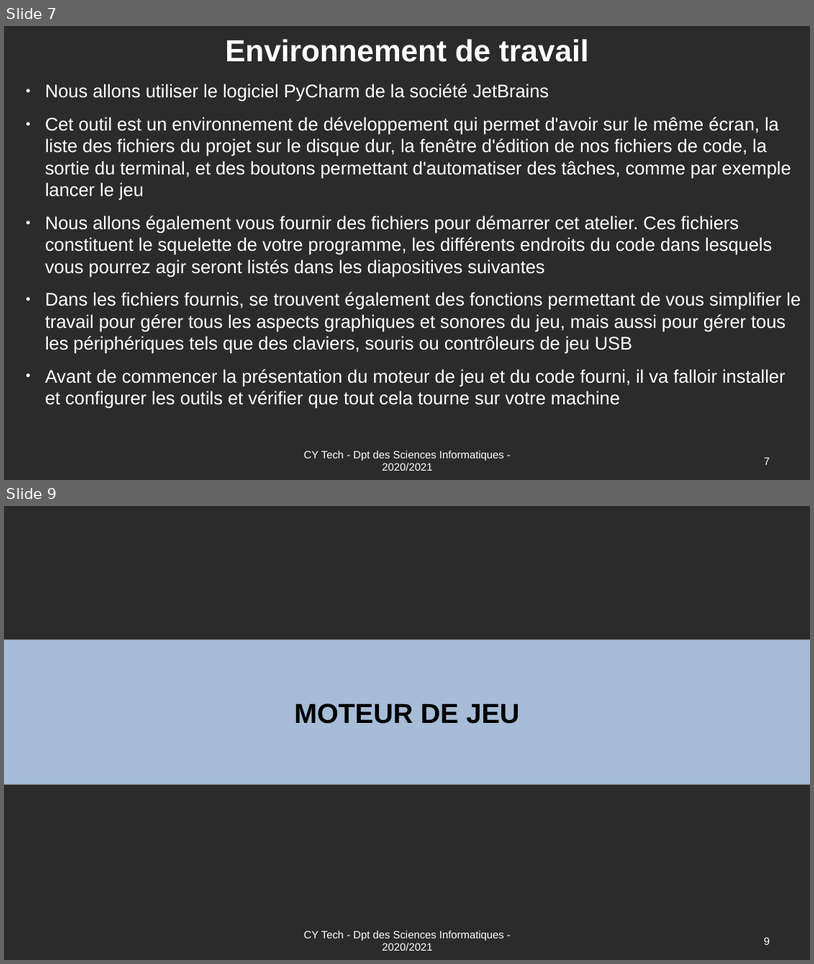
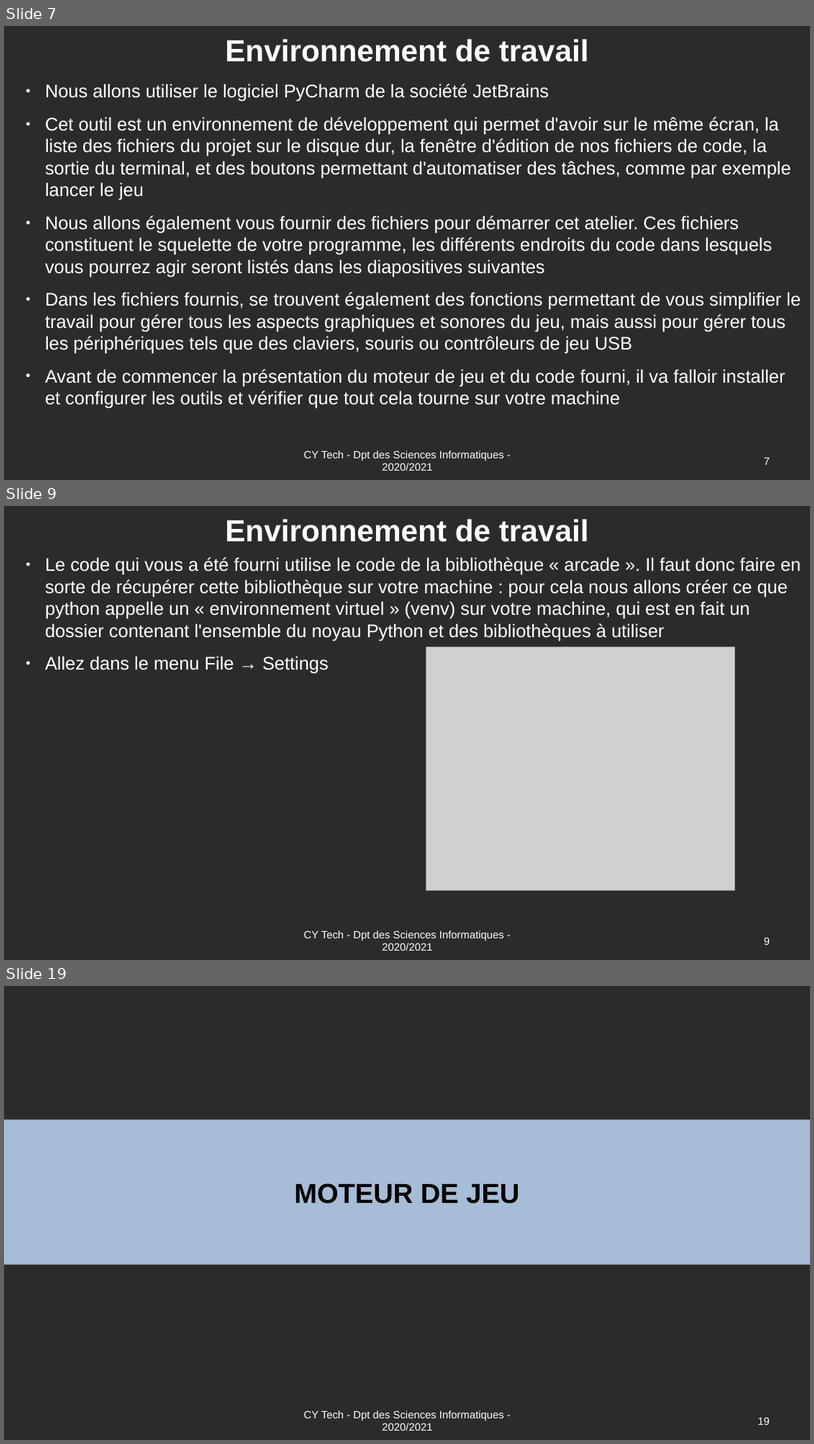
Before and after one commit to Romuald78/pyArcade, a slide deck: doc/UE_Libre_Jeu_Arcade_Documentation.odp. Shown one above the other, each under a label of ours: slides 7 and 9 before the commit, slides 7, 9 and 19 after it; the slides between them are not shown. The pictures are 814x964 and 814x1444 pixels, drawn with LibreOffice and Linux fonts; fonts in the diff are those of the drawing; grey boxes stand for pictures; background and template pictures are left out; a plain dark background stands for a picture behind light text. Boxes give left, top, right and bottom in pixels: in the first picture for what was removed or moved away, otherwise in the second. Text is boxed around its words. In the diff, an @@ line names an element or a change of style, - is before the commit and + after.

```diff
--- a/doc/UE_Libre_Jeu_Arcade_Documentation.odp
+++ b/doc/UE_Libre_Jeu_Arcade_Documentation.odp
@@ slide 9 added at [4, 506, 810, 960], background picture (left out) @@
@@ title added at [225, 519, 589, 542], 40 pt, text #FFFFFF, bold @@
+Environnement de travail
@@ text added at [45, 557, 801, 674], 24 pt, text #FFFFFF @@
+● Le code qui vous a été fourni utilise le code de la bibliothèque « arcade ». Il faut donc faire en sorte de récupérer cette bibliothèque sur votre machine : pour cela nous allons créer ce que python appelle un « environnement virtuel » (venv) sur votre machine, qui est en fait un dossier contenant l'ensemble du noyau Python et des bibliothèques à utiliser
+● Allez dans le menu File → Settings
@@ picture added at [427, 646, 736, 890] @@
@@ text added at [304, 930, 504, 950], 14 pt, text #FFFFFF @@
+CY Tech - Dpt des Sciences Informatiques - 2020/2021
@@ page number added at [764, 937, 770, 944], 14 pt, text #FFFFFF @@
+9
@@ what was slide 9 is now slide 19 @@
@@ page number at [758, 1417, 769, 1424]: text changed @@
-9
+19
```
Also in this commit, not shown: 4 slides changed, 9 other slides added, 1 other file.
